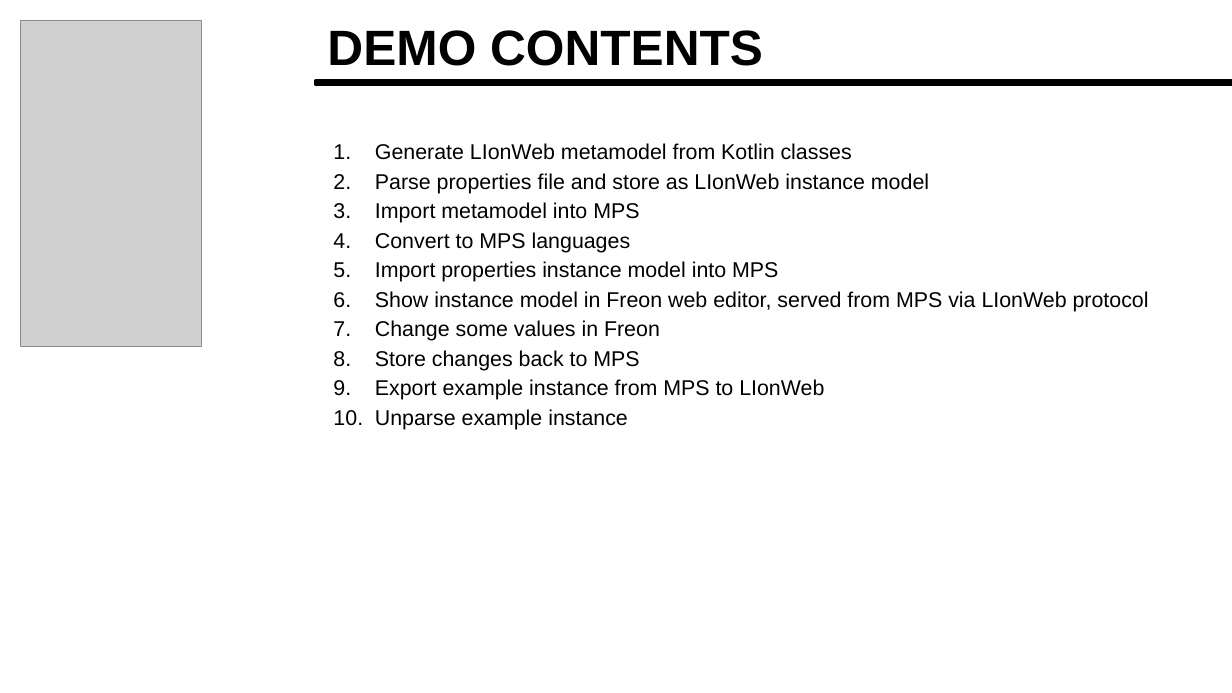
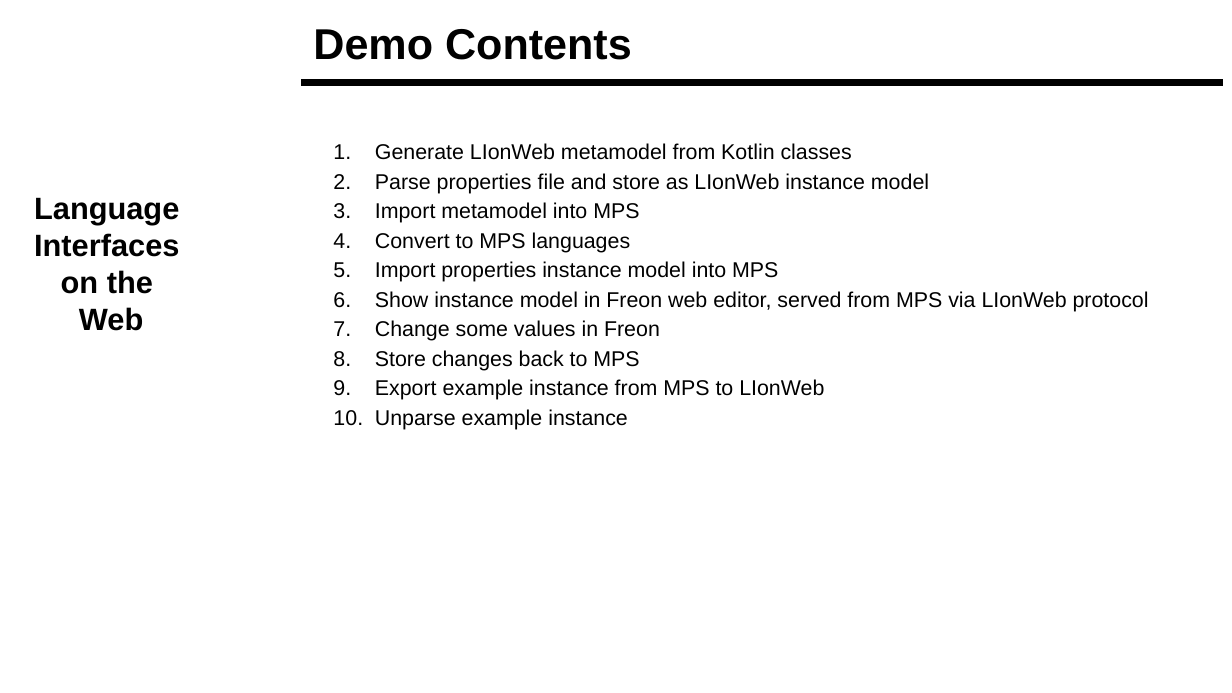
Before and after one commit to LionWeb-io/specification, a slide deck: slide 18 of resources/LangDev Talk.pptx (slide 13 before the commit). Drawn at 1232x693 pixels with LibreOffice and Linux fonts; fonts in the diff are those of the drawing; grey boxes stand for pictures; background and template pictures are left out. Boxes give left, top, right and bottom in pixels: in the first picture for what was removed or moved away, otherwise in the second. Text is boxed around its words. In the diff, an @@ line names an element or a change of style, - is before the commit and + after.

```diff
--- a/resources/LangDev Talk.pptx
+++ b/resources/LangDev Talk.pptx
@@ picture removed at [21,21,202,347] @@
@@ title at [313,29,632,60]: text changed; size 29 to 25.2 pt @@
-DEMO CONTENTS
+Demo Contents
@@ line added from (301, 83) to (1223, 83), #000000 4 pt @@
@@ rectangle removed at [315,81,1232,85] @@
@@ text added at [34,197,179,331], 18 pt, text #000000, bold @@
+Language
+Interfaces
+on the
+Web
```
Also in this commit, not shown: 7 other slides changed, 6 slides added, 2 slides removed.
